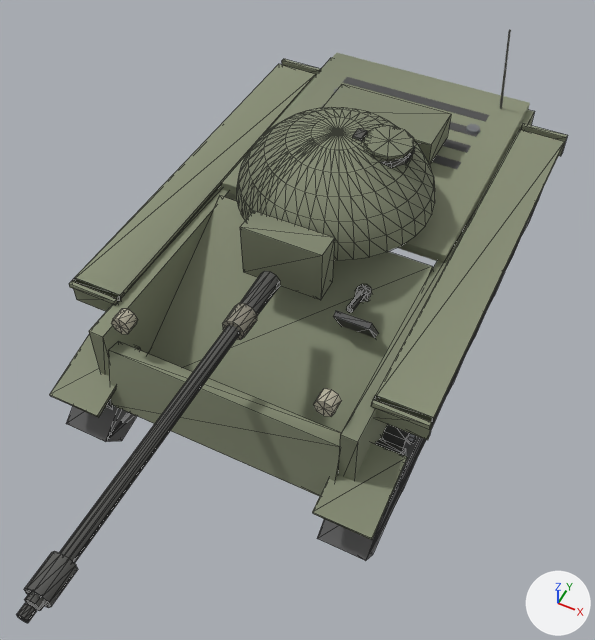
The glTF model client/assets/models/t3485.glb as it was, and as the next commit left it.
Before and after are seen from a 50 mm camera at (2.96, -7.11, 8.34) aimed at (0.15, -1.48, 1.31). Arrows for +X, +Y and +Z are at lower right; the lights stay in place. The older version comes first. Mesh edges are drawn as thin lines on the coarser meshes. Where no turn or scale is listed for an object, it has been applied to the vertices. Vertices at exactly the same position are counted once.

Script lines for the objects in view, before the commit:
```python
me_mesh_17 = bpy.data.meshes.new('Mesh_17')
me_mesh_17.from_pydata(...)  # 8 vertices, 12 faces; spans x -1.36..1.36, y -3.14..-2.8, z 0.75..1.56
me_mesh_17.materials.append(mat_lowerplate_mat)
me_mesh_20 = bpy.data.meshes.new('Mesh_20')
me_mesh_20.from_pydata(...)  # 67 vertices, 110 faces; spans x -0.78..0.78, y -1.15..0.0, z 0.35..1.18
me_mesh_20.materials.append(mat_turretfront_mat)
me_mesh_21 = bpy.data.meshes.new('Mesh_21')
me_mesh_21.from_pydata(...)  # 132 vertices, 222 faces; spans x -1.09..1.15, y -0.84..1.15, z 0.33..1.18
me_mesh_21.materials.append(mat_turretside_mat)
me_mesh_22 = bpy.data.meshes.new('Mesh_22')
me_mesh_22.from_pydata(...)  # 75 vertices, 122 faces; spans x -1.15..0.75, y -1.06..1.8, z 0.17..1.18
me_mesh_22.materials.append(mat_turretrear_mat)
me_mesh_23 = bpy.data.meshes.new('Mesh_23')
me_mesh_23.from_pydata(...)  # 281 vertices, 480 faces; spans x -0.71..0.82, y -0.71..0.71, z 0.79..1.18
me_mesh_23.materials.append(mat_turretroof_mat)
me_mesh_25 = bpy.data.meshes.new('Mesh_25')
me_mesh_25.from_pydata(...)  # 120 vertices, 200 faces; spans x -0.13..0.13, y -3.97..0.04, z -0.14..0.14
me_mesh_25.materials.append(mat_barrel_mat)
ob_barrel = bpy.data.objects.new('barrel', me_mesh_25)
ob_barrel.location = (0.0, -1.85, 2.19)
ob_lowerplate = bpy.data.objects.new('lowerPlate', me_mesh_17)
ob_lowerplate.location = (0.0, 0.0, 0.0)
ob_turretfront = bpy.data.objects.new('turretFront', me_mesh_20)
ob_turretfront.location = (0.0, -0.2, 1.85)
ob_turretrear = bpy.data.objects.new('turretRear', me_mesh_22)
ob_turretrear.location = (0.0, -0.2, 1.85)
ob_turretroof = bpy.data.objects.new('turretRoof', me_mesh_23)
ob_turretroof.location = (0.0, -0.2, 1.85)
ob_turretside = bpy.data.objects.new('turretSide', me_mesh_21)
ob_turretside.location = (0.0, -0.2, 1.85)
# also in view: 'mantlet' at (0.0, -1.43, 2.22); 'hullTop' at (0.0, 1.32, 1.88); 'tracks' at (0.0, -0.02, 0.66); 'glacis' at (0.0, -1.31, 1.22); 'hullSide' at (0.0, 0.0, 1.43)
```
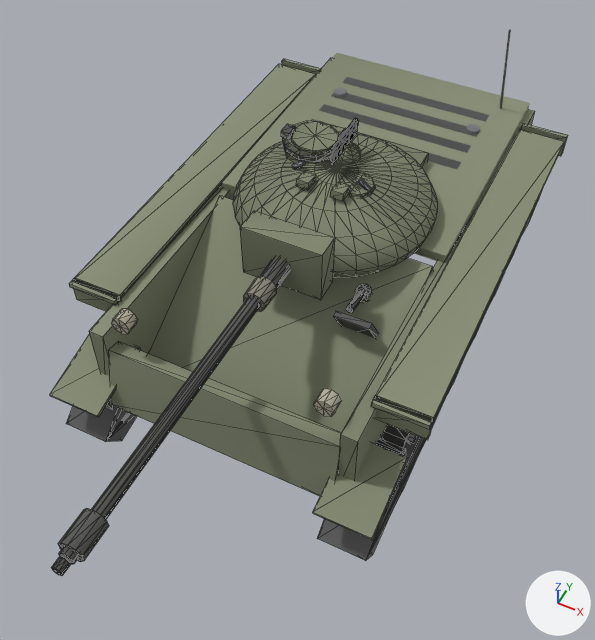
Pixel boxes [x1, y1, x2, y2] of what changed, in the pictures (595 x 640 px; the box of a moved part takes in the faces that stretch with it):
'turretFront', reshaped (29% wider, 14% shorter)
    before: [241, 132, 369, 260]
    after: [233, 168, 399, 278]
'turretSide', reshaped
    before: [287, 107, 435, 257]
    after: [233, 141, 438, 265]
'barrel', moved
    before: [16, 271, 280, 623]
    after: [51, 257, 290, 576]
'turretRear', reshaped
    before: [236, 85, 451, 220]
    after: [330, 125, 428, 168]
'turretRoof', reshaped
    before: [352, 125, 415, 168]
    after: [281, 119, 375, 201]
part 2 of me_mesh_21, added
    after: [337, 163, 438, 265]
part 3 of me_mesh_21, added
    after: [233, 141, 336, 202]
part 4 of me_mesh_21, deleted
    before: [287, 107, 435, 257]
part 5 of me_mesh_22, added (mostly hidden)
    after: [332, 125, 428, 168]
part 6 of me_mesh_22, added
    after: [330, 132, 422, 168]
part 7 of me_mesh_22, deleted
    before: [236, 118, 338, 220]
part 8 of me_mesh_22, deleted
    before: [323, 85, 451, 164]
part 9 of me_mesh_23, moved or reshaped (mostly hidden before)
    before: [368, 125, 412, 166]
    after: [284, 121, 331, 163]
part 10 of me_mesh_23, moved or reshaped
    before: [380, 146, 415, 168]
    after: [282, 137, 333, 161]
part 11 of me_mesh_23, moved or reshaped
    before: [364, 126, 414, 160]
    after: [291, 122, 339, 154]
part 12 of me_mesh_23, moved or reshaped
    before: [352, 128, 367, 141]
    after: [281, 124, 295, 139]
part 13 of me_mesh_23, moved or reshaped (not visible before)
    after: [347, 173, 375, 198]
part 14 of me_mesh_23, moved or reshaped (not visible before)
    after: [296, 171, 316, 190]
part 15 of me_mesh_23, moved or reshaped (not visible before)
    after: [330, 182, 350, 201]
part 16 of me_mesh_23, moved or reshaped (not visible before)
    after: [292, 160, 306, 169]
part 17 of me_mesh_23, moved or reshaped (not visible before)
    after: [358, 178, 372, 191]
part 18 of me_mesh_23, moved or reshaped (not visible before)
    after: [338, 122, 361, 163]

The change, as a list of edits to the scene's bpy script:
```text
Change me_mesh_20:
    used by ob_turretfront; location = (0.0, -0.2, 1.85)
    remove me_mesh_20.from_pydata(...)  # 67 vertices, 110 faces; spans x -0.78..0.78, y -1.15..0.0, z 0.35..1.18
    add me_mesh_20.from_pydata(...)  # 88 vertices, 140 faces; spans x -1.04..1.04, y -1.2..-0.01, z 0.0..0.68
    me_mesh_20 part 1: the whole mesh is rebuilt
Change me_mesh_21:
    used by ob_turretside; location = (0.0, -0.2, 1.85)
    remove me_mesh_21.from_pydata(...)  # 132 vertices, 222 faces; spans x -1.09..1.15, y -0.84..1.15, z 0.33..1.18
    add me_mesh_21.from_pydata(...)  # 181 vertices, 282 faces; spans x -1.2..1.2, y -0.6..0.87, z 0.0..0.68
    me_mesh_21 part 2: a new loose piece of 88 vertices spanning x 0.01..1.2, y -0.6..0.87, z 0.0..0.68, in mat_turretside_mat
    me_mesh_21 part 3: a new loose piece of 88 vertices spanning x -1.2..-0.01, y -0.6..0.87, z 0.0..0.68, in mat_turretside_mat
    me_mesh_21 part 4: 127 vertices removed from x -1.09..1.15, y -0.84..1.15, z 0.35..1.18
Change me_mesh_22:
    used by ob_turretrear; location = (0.0, -0.2, 1.85)
    remove me_mesh_22.from_pydata(...)  # 75 vertices, 122 faces; spans x -1.15..0.75, y -1.06..1.8, z 0.17..1.18
    add me_mesh_22.from_pydata(...)  # 96 vertices, 152 faces; spans x -0.81..0.82, y 0.01..1.33, z -0.08..0.68
    me_mesh_22 part 5: a new loose piece, a box spanning x -0.66..0.66, y 0.78..1.33, z -0.08..0.22, in mat_turretrear_mat
    me_mesh_22 part 6: a new loose piece of 88 vertices spanning x -0.81..0.82, y 0.01..1.2, z 0.0..0.68, in mat_turretrear_mat
    me_mesh_22 part 7: the loose piece of 67 vertices spanning x -1.15..0.0, y -1.06..0.36, z 0.35..1.18 is deleted
    me_mesh_22 part 8: 8 vertices removed from x -0.75..0.75, y 1.1..1.8, z 0.17..0.52
Change me_mesh_23:
    used by ob_turretroof; location = (0.0, -0.2, 1.85)
    remove me_mesh_23.from_pydata(...)  # 281 vertices, 480 faces; spans x -0.71..0.82, y -0.71..0.71, z 0.79..1.18
    add me_mesh_23.from_pydata(...)  # 253 vertices, 432 faces; spans x -0.78..0.5, y -0.46..0.62, z 0.59..1.1
    me_mesh_23 part 9: the loose piece of 22 vertices spanning x 0.17..0.79, y -0.17..0.47, z 0.91..1.11 is moved by (-0.94, 0.14, -0.33)
    me_mesh_23 part 10: the loose piece of 22 vertices spanning x 0.16..0.8, y -0.19..0.49, z 1.0..1.06 is moved by (-0.94, 0.14, -0.33)
    me_mesh_23 part 11: the loose piece of 22 vertices spanning x 0.27..0.82, y -0.15..0.39, z 1.1..1.15 is moved by (-0.94, 0.14, -0.33)
    me_mesh_23 part 12: the loose piece of 8 vertices spanning x 0.18..0.28, y -0.02..0.14, z 1.11..1.18 is moved by (-0.94, 0.14, -0.33)
    me_mesh_23 part 13: the loose piece of 22 vertices spanning x 0.1..0.5, y -0.31..0.11, z 0.91..0.96 is moved by (0.0, 0.0, -0.31)
    me_mesh_23 part 14: the loose piece of 8 vertices spanning x -0.28..-0.13, y -0.46..-0.25, z 0.93..1.05 is moved by (0.0, 0.0, -0.31)
    me_mesh_23 part 15: the loose piece of 8 vertices spanning x 0.13..0.28, y -0.46..-0.25, z 0.93..1.05 is moved by (0.0, 0.0, -0.31)
    me_mesh_23 part 16: the loose piece of 14 vertices spanning x -0.49..-0.33, y -0.17..-0.11, z 0.92..1.07 is moved by (0.0, 0.0, -0.31)
    me_mesh_23 part 17: the loose piece of 14 vertices spanning x 0.33..0.49, y -0.17..-0.11, z 0.92..1.07 is moved by (0.0, 0.0, -0.31)
    me_mesh_23 part 18: 28 vertices removed from x -0.71..0.71, y -0.71..0.71, z 0.79..0.91; 41 vertices added at x -0.16..0.16, y 0.15..0.47, z 0.64..0.8
    other edits to the shape of me_mesh_23 do not show in these pictures
Change ob_barrel:
    ob_barrel.location: (0.0, -1.85, 2.19) -> (0.0, -1.43, 2.19)
```
